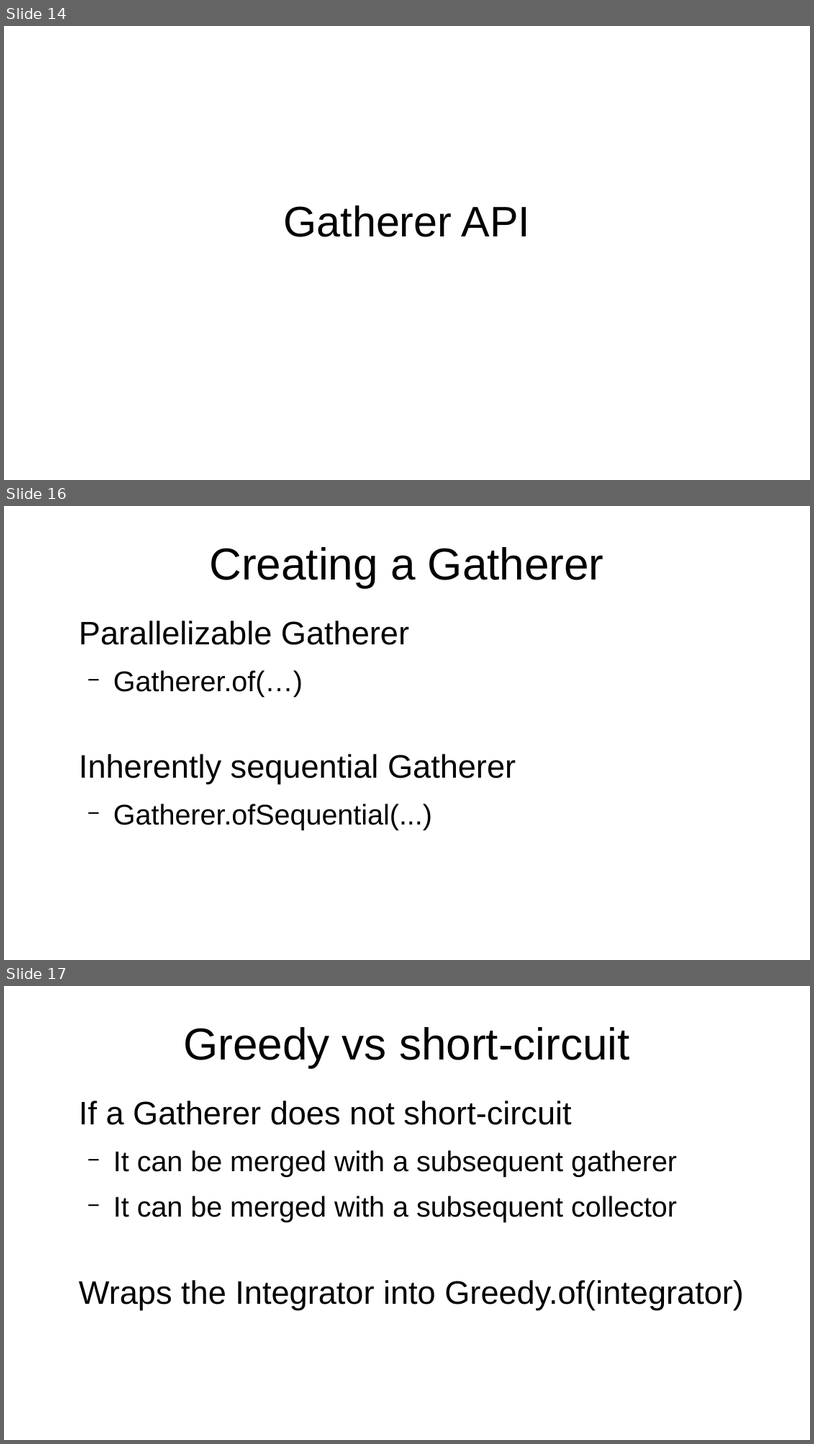
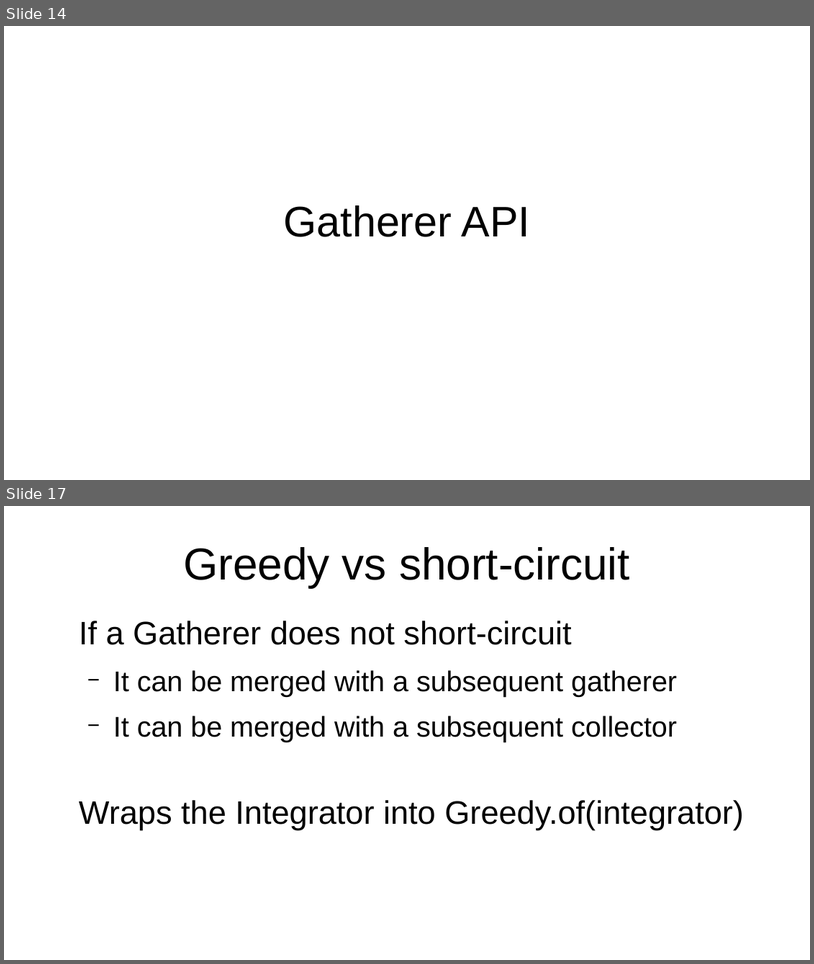
Before and after one commit to forax/we_are_all_to_gather, a slide deck: We are all to gather.odp. Shown one above the other, each under a label of ours: slides 14, 16 and 17 before the commit, slides 14 and 17 after it; the slides between them are not shown. The pictures are 814x1444 and 814x964 pixels, drawn with LibreOffice and Linux fonts; fonts in the diff are those of the drawing. Boxes give left, top, right and bottom in pixels: in the first picture for what was removed or moved away, otherwise in the second. Text is boxed around its words. In the diff, an @@ line names an element or a change of style, - is before the commit and + after.

```diff
--- a/We are all to gather.odp
+++ b/We are all to gather.odp
@@ slide 16 removed at <box>4,506,810,960</box>, background #FFFFFF @@
@@ title removed at <box>209,547,604,587</box> @@
-Creating a Gatherer
@@ text removed at <box>79,620,516,829</box> @@
-Parallelizable Gatherer
-  − Gatherer.of(…)
-Inherently sequential Gatherer
-  − Gatherer.ofSequential(...)
```
Also in this commit, not shown: 4 slides changed, 1 other file.
